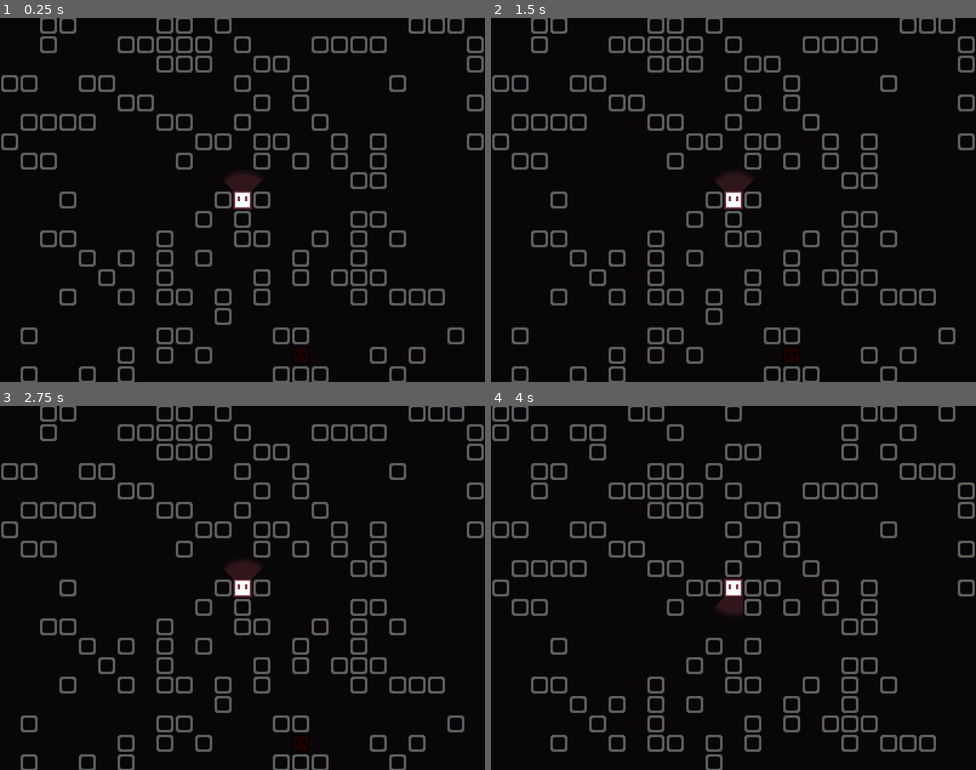
Above: before the commit, frames 1-4 (two rows, left to right).
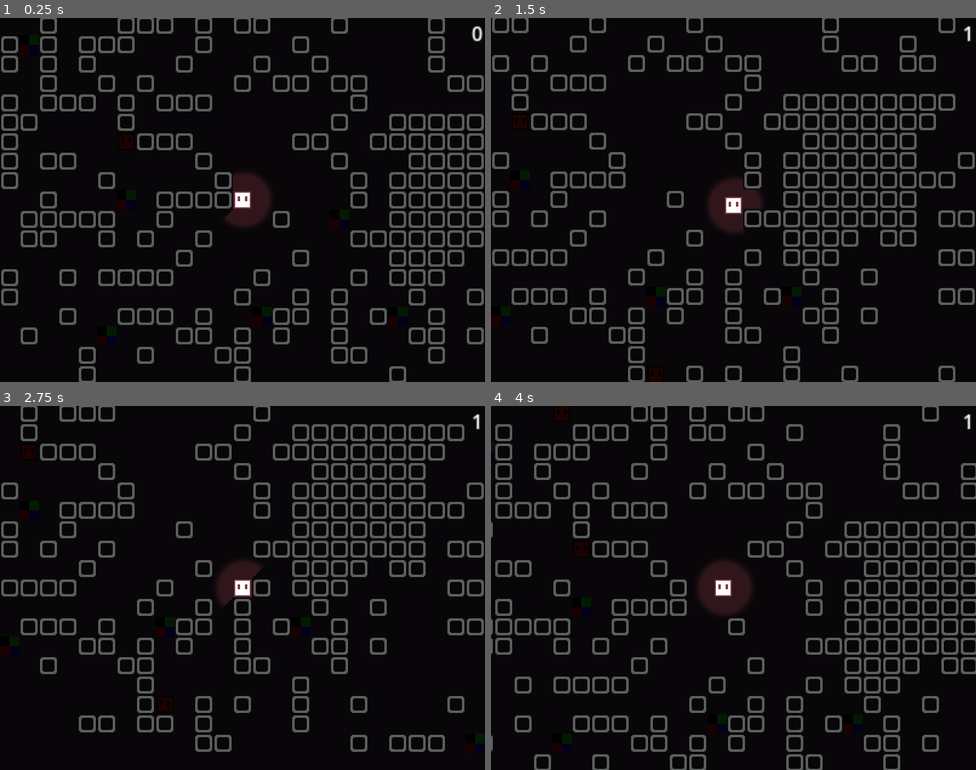
Above: after the commit, the same moments.

Repository: Tyler4Jacobson/JUNE26-GAME-JAM
Game: Godot game, scene res://scenes/game.tscn
Same seed, same stepped clock (60 frames per second), same inputs: the game is played once before the commit and once after it.
Inputs:
- Up to frame 1 (0.25 s): no input
- Up to frame 2 (1.5 s): tap Enter (ui_accept) at 0.5, 0.77 s; hold Right (ui_right) 0.53-1.28 s; hold Down (ui_down) from 1.28 s (still down)
- Up to frame 3 (2.75 s): tap Enter (ui_accept) at 1.52 s; release Down (ui_down) at 2.03 s; hold Right (ui_right) from 2.03 s (still down)
- Up to frame 4 (4 s): tap Enter (ui_accept) at 2.75, 3.02, 3.77 s; release Right (ui_right) at 2.78 s; hold Up (ui_up) 2.78-3.53 s; hold Left (ui_left) from 3.53 s (still down)

The runs differ from the first frame. In frame 1, 18% of the frame differs, in the area x 0-100%, y 0-100%; in frame 2, 19%; in frame 3, 15%; in frame 4, 21%.

Commit message:
Added collectables

Diff:
--- /dev/null
+++ b/scenes/coin.tscn
@@ -0,0 +1,24 @@
+[gd_scene format=3 uid="uid://dvjkburcx7lss"]
+
+[ext_resource type="Script" uid="uid://87d4v70m7scj" path="res://scripts/coin.gd" id="1_i64fm"]
+[ext_resource type="Texture2D" uid="uid://clj78shs33tmf" path="res://assets/Basic_Tileset.png" id="1_rwqht"]
+
+[sub_resource type="CanvasItemMaterial" id="CanvasItemMaterial_i64fm"]
+light_mode = 2
+
+[sub_resource type="RectangleShape2D" id="RectangleShape2D_i64fm"]
+size = Vector2(8, 8)
+
+[node name="Coin" type="Area2D" unique_id=377994511]
+collision_mask = 2
+script = ExtResource("1_i64fm")
+
+[node name="Sprite2D" type="Sprite2D" parent="." unique_id=1751749721]
+scale = Vector2(0.25, 0.25)
+texture = ExtResource("1_rwqht")
+
+[node name="CollisionShape2D" type="CollisionShape2D" parent="." unique_id=2040189817]
+material = SubResource("CanvasItemMaterial_i64fm")
+shape = SubResource("RectangleShape2D_i64fm")
+
+[connection signal="body_entered" from="." to="." method="_on_body_entered"]
--- a/scenes/game.tscn
+++ b/scenes/game.tscn
@@ -3,6 +3,7 @@
 [ext_resource type="Script" uid="uid://bqiahsmuivp6o" path="res://scripts/game.gd" id="1_5gf0t"]
 [ext_resource type="PackedScene" uid="uid://ct67ejvdimnl5" path="res://scenes/player.tscn" id="1_cb66b"]
 [ext_resource type="Texture2D" uid="uid://ql6py4k1qe7r" path="res://assets/tiles_atlas.png" id="2_dis88"]
+[ext_resource type="Script" uid="uid://c72y3yenslm7a" path="res://scripts/game_manager.gd" id="2_u5sy4"]
 [ext_resource type="PackedScene" uid="uid://biumn8qgadcdv" path="res://scenes/enemy.tscn" id="4_lbhrr"]
 [ext_resource type="PackedScene" uid="uid://b3qrmj7ar141u" path="res://scenes/playground.tscn" id="5_iywne"]
 [ext_resource type="Texture2D" uid="uid://cud74ci86w2nr" path="res://assets/topdown.png" id="5_p57ef"]
@@ -275,8 +276,12 @@
 [sub_resource type="TileSet" id="TileSet_cb5na"]
 sources/0 = SubResource("TileSetAtlasSource_5gf0t")
 
-[node name="Node2D" type="Node2D" unique_id=2080951536]
+[node name="game" type="Node2D" unique_id=2080951536]
 script = ExtResource("1_5gf0t")
+
+[node name="game_manager" type="Node" parent="." unique_id=342374392]
+unique_name_in_owner = true
+script = ExtResource("2_u5sy4")
 
 [node name="ground_layer" type="TileMapLayer" parent="." unique_id=1800278472]
 modulate = Color(0.37716255, 0.37716258, 0.37716255, 1)
@@ -290,6 +295,7 @@
 tile_map_data = PackedByteArray()
 
 [node name="ScanCover" type="TileMapLayer" parent="." unique_id=1043679925]
+visible = false
 z_index = 10
 use_parent_material = true
 tile_map_data = PackedByteArray("AAD///7/AAAQAAAAAAAAAP7/AAAQAAAAAAABAP7/AAAQAAAAAAACAP7/AAAQAAAAAAADAP7/AAAQAAAAAAAEAP …(5040 unchanged characters)…
--- a/scenes/player.tscn
+++ b/scenes/player.tscn
@@ -19,6 +19,7 @@
 self_modulate = Color(0.44755095, 0.44755095, 0.44755095, 1)
 top_level = true
 z_index = 5
+collision_layer = 3
 script = ExtResource("1_s027a")
 
 [node name="Sprite2D" type="Sprite2D" parent="." unique_id=897099604]
@@ -37,6 +38,14 @@
 
 [node name="Camera2D" type="Camera2D" parent="." unique_id=1827686620]
 zoom = Vector2(2, 2)
+
+[node name="score" type="Label" parent="Camera2D" unique_id=486832586]
+offset_left = 159.0
+offset_top = -149.0
+offset_right = 199.0
+offset_bottom = -126.0
+text = "0"
+horizontal_alignment = 2
 
 [node name="CollisionShape2D" type="CollisionShape2D" parent="." unique_id=1278099715]
 shape = SubResource("RectangleShape2D_onrkg")
--- a/scenes/playground.tscn
+++ b/scenes/playground.tscn
@@ -3,6 +3,7 @@
 [ext_resource type="Texture2D" uid="uid://ql6py4k1qe7r" path="res://assets/tiles_atlas.png" id="1_kddj0"]
 [ext_resource type="PackedScene" uid="uid://ct67ejvdimnl5" path="res://scenes/player.tscn" id="2_q8s1k"]
 [ext_resource type="PackedScene" uid="uid://biumn8qgadcdv" path="res://scenes/enemy.tscn" id="3_mm0a5"]
+[ext_resource type="PackedScene" uid="uid://dvjkburcx7lss" path="res://scenes/coin.tscn" id="4_mm0a5"]
 [ext_resource type="Texture2D" uid="uid://cud74ci86w2nr" path="res://assets/topdown.png" id="4_q8s1k"]
 
 [sub_resource type="CanvasItemMaterial" id="CanvasItemMaterial_kddj0"]
@@ -163,6 +164,10 @@
 resource_name = "enemy"
 scenes/2/scene = ExtResource("3_mm0a5")
 
+[sub_resource type="TileSetScenesCollectionSource" id="TileSetScenesCollectionSource_o6wi6"]
+resource_name = "coin"
+scenes/3/scene = ExtResource("4_mm0a5")
+
 [sub_resource type="TileSetAtlasSource" id="TileSetAtlasSource_mm0a5"]
 texture = ExtResource("4_q8s1k")
 0:0/0 = 0
@@ -225,6 +230,7 @@
 sources/1 = SubResource("TileSetScenesCollectionSource_lnu2h")
 sources/2 = SubResource("TileSetScenesCollectionSource_iywne")
 sources/4 = SubResource("TileSetAtlasSource_mm0a5")
+sources/3 = SubResource("TileSetScenesCollectionSource_o6wi6")
 
 [node name="playground" type="TileMapLayer" unique_id=1096450927]
 modulate = Color(0.07762883, 0.07762881, 0.07762881, 1)
--- /dev/null
+++ b/scripts/coin.gd
@@ -0,0 +1,8 @@
+extends Area2D
+
+# Coin mask is on the layer that the player occupies
+func _on_body_entered(body: Node2D) -> void:
+	#increment score counter
+	game_manager.add_score()
+	# Remove coin from scene
+	queue_free()
--- a/scripts/game.gd
+++ b/scripts/game.gd
@@ -13,8 +13,8 @@
 	#
 	#
 	$ScanCover.hide()
-	var size_x = 100#randi_range(6, 10)
-	var size_y = 50#randi_range(4, 8)
+	var size_x = randi_range(10, 50)
+	var size_y = randi_range(10, 50)
 
 	initialize_grid(size_x, size_y)
 	procedural.randomize_grid(ground_layer, randf_range(0.4, 0.6))
@@ -35,7 +35,7 @@
 		playground.set_cell(player_location, 1, atlas_coords, 1)
 
 	#place enemies
-	var enemy_count = 3
+	var enemy_count = 25
 	for x in range(enemy_count):
 		if not safe_spots.is_empty():
 			var location = safe_spots.pop_back()
@@ -44,8 +44,13 @@
 	await get_tree().process_frame
 	assign_data_to_spawned_scenes()
 
-	#place collectibles???
-	#use vvvvvvv to have options on where to place all of the above
+	#place collectibles
+	var coin_count = 50
+	for x in range(coin_count):
+		if not safe_spots.is_empty():
+			var location = safe_spots.pop_back()
+			playground.set_cell(location, 3, atlas_coords, 3)
+
 	#procedural.get_clear_spaces(ground_layer)
 
 # Setup of AStarGrid
@@ -61,7 +66,6 @@
 		var tile_data = ground_layer.get_cell_tile_data(cell_pos)
 		if tile_data != null and tile_data.get_custom_data("is_wall") == true:
 			global_astar.set_point_solid(cell_pos)
-
 
 func assign_data_to_spawned_scenes() -> void:
 	var spawned_player = playground.get_node_or_null("player")
--- /dev/null
+++ b/scripts/game_manager.gd
@@ -0,0 +1,14 @@
+extends Node
+
+class_name game_manager
+
+static var score: int = 0
+
+func _ready() -> void:
+	score = 0
+
+static func add_score() -> void:
+	score += 1
+
+static func get_score() -> int:
+	return score
--- a/scripts/player.gd
+++ b/scripts/player.gd
@@ -11,10 +11,12 @@
 var big_light_size = Vector2(3, 3)
 var big_light_color = Color(0.992, 0.447, 0.035)
 
+@onready var score_label: Label = $Camera2D/score
 @onready var point_light_2d: PointLight2D = $Sprite2D/PointLight2D
 
 func _ready() -> void:
 	update_light(false)
+	display_score()
 
 	# TODO: set camera bounds
 
@@ -25,6 +27,10 @@
 	elif Input.is_action_just_released("ui_accept"): #Input.is_action_just_released("ui_up") or Input.is_action_just_released("ui_down") or Input.is_action_just_released("ui_left") or Input.is_action_just_released("ui_right"):
 		update_light(false)
 
+	display_score()
+	movement_manager(delta)
+
+func movement_manager(delta: float) -> void:
 	var base_interval = 0.1
 	var diag_interval = base_interval * sqrt(2)
 	var interval = base_interval
@@ -85,3 +91,6 @@
 	else:
 		point_light_2d.scale = small_light_size
 		point_light_2d.color = small_light_color
+
+func display_score() -> void:
+	score_label.text = str(game_manager.get_score())
Not shown, added: assets/sounds/sfx/death_2_toned_short.wav.import
Not shown, added: assets/sounds/sfx/death_short.wav.import
Not shown, added: assets/sounds/sfx/eel_attack.wav.import
Not shown, added: assets/sounds/sfx/enemy_attack.wav.import
Not shown, added: assets/sounds/sfx/pickup_short.wav.import
Not shown, added: assets/sounds/sfx/revive_short.wav.import
Not shown, added: assets/sounds/sfx/sonar_short.wav.import
Not shown, added: assets/sounds/sfx/water_ambient.mp3.import
Not shown, added: assets/sounds/sfx/water_splash.mp3.import
Not shown, added: assets/sounds/sfx/water_splash_heavy.wav.import
Not shown, added: assets/sounds/sfx/water_splash_light.mp3.import
Not shown, changed: icon.svg.import
(and 6 more such lines)
